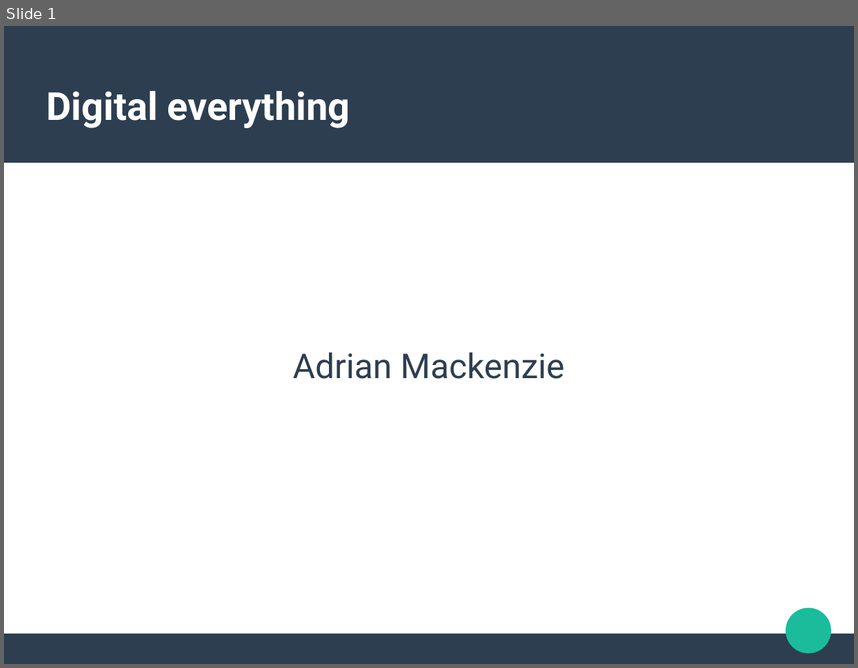
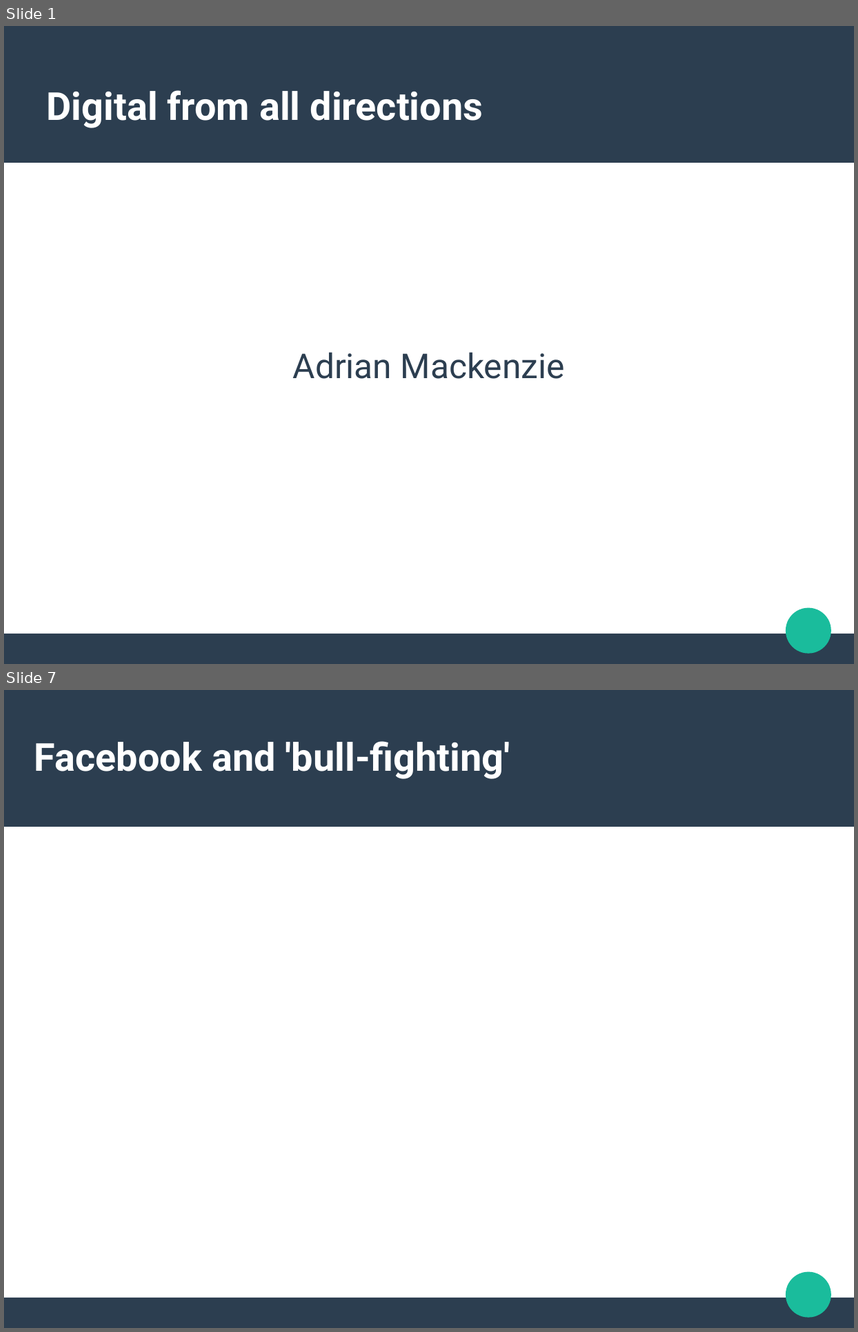
Before and after one commit to rian39/digital_ethics, a slide deck: digital_ethics_slides.odp. Shown one above the other, each under a label of ours: slide 1 before the commit, slides 1 and 7 after it; the slides between them are not shown. The pictures are 858x668 and 858x1332 pixels, drawn with LibreOffice and Linux fonts; fonts in the diff are those of the drawing. Boxes give left, top, right and bottom in pixels: in the first picture for what was removed or moved away, otherwise in the second. Text is boxed around its words. In the diff, an @@ line names an element or a change of style, - is before the commit and + after.

```diff
--- a/digital_ethics_slides.odp
+++ b/digital_ethics_slides.odp
@@ slide 7 added at box(4, 690, 854, 1328), background #FFFFFF; not listed: 3 template elements that a slide beside it also shows @@
@@ title added at box(34, 741, 510, 779), 36 pt, text #FFFFFF, bold @@
+Facebook and 'bull-fighting'
@@ slide 1 changed as well @@
@@ title at box(47, 90, 484, 128): text changed @@
-Digital everything
+Digital from all directions
```
Also in this commit, not shown: 3 other slides changed, 6 other slides added, 3 slides removed, 1 other file.
